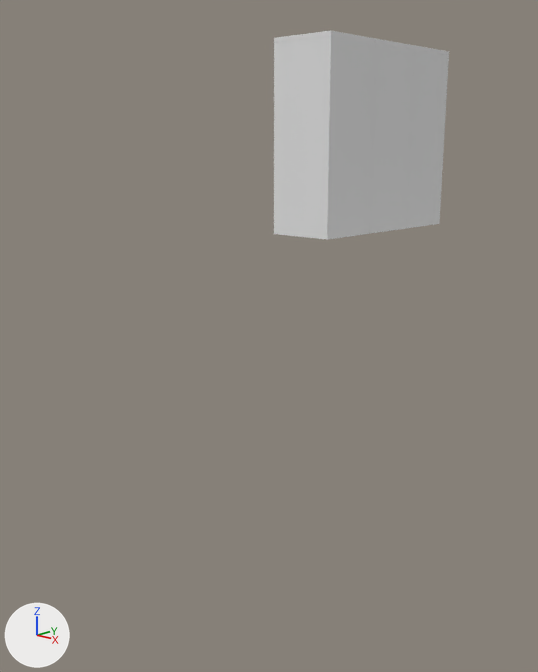
The Blender file assets/3D/blend/prullenbak.blend: old version first, new version second.
Rendered twice from a 50 mm camera at (4.17, -3.78, 3.54) aimed at (-0.1, 0.81, 1.95). The axes (+X, +Y, +Z) are drawn at lower left. The lights are the same throughout.

The older version as bpy lines, for what is in view:
```python
ob_cube = bpy.data.objects.new('Cube', me_cube)
ob_cube.location = (0.0, 1.39, 3.58)
ob_cube.scale = (0.3, 0.3, 0.793)
ob_cube_001 = bpy.data.objects.new('Cube.001', me_cube_005)
ob_cube_001.location = (0.0, 1.99, 3.58)
ob_cube_001.scale = (0.3, 0.3, 0.793)
ob_cube_002 = bpy.data.objects.new('Cube.002', me_cube_006)
ob_cube_002.location = (0.0, 2.59, 3.58)
ob_cube_002.scale = (0.3, 0.3, 0.793)
ob_cube_003 = bpy.data.objects.new('Cube.003', me_cube_002)
ob_cube_003.location = (0.0, 1.99, 4.39)
ob_cube_003.scale = (0.3, 0.3, 0.018)
ob_cube_004 = bpy.data.objects.new('Cube.004', me_cube_003)
ob_cube_004.location = (0.0, 2.59, 4.39)
ob_cube_004.scale = (0.3, 0.3, 0.018)
ob_cube_006 = bpy.data.objects.new('Cube.006', me_cube_001)
ob_cube_006.location = (0.0, 1.39, 4.39)
ob_cube_006.scale = (0.3, 0.3, 0.018)
```
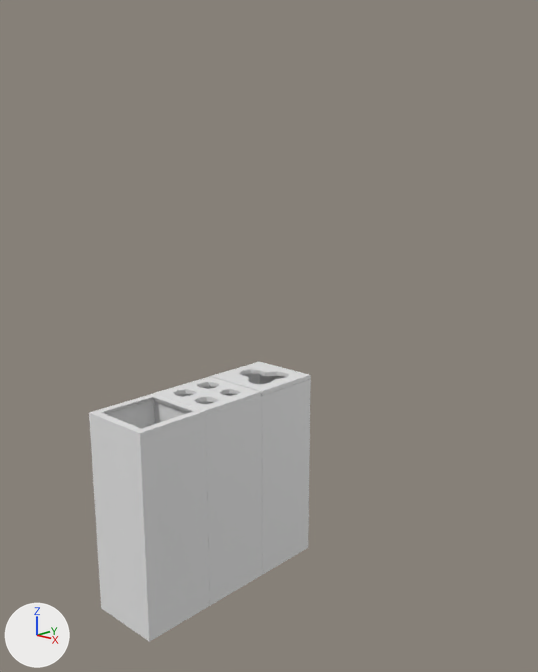
Location of each change, [x1, y1, x2, y2] in pixels of the pictures (538 x 672 px):
'Cube', moved: before [274, 35, 376, 240]; after [177, 386, 262, 606]
'Cube.007', added: after [89, 400, 210, 642]
'Cube.001', moved, rescaled: before [369, 43, 415, 234]; after [210, 362, 311, 395]
'Cube.005', added: after [243, 373, 311, 575]
'Cube.002', deleted: before [406, 50, 449, 228]
'Cube.003', moved: before [375, 38, 415, 50]; after [154, 376, 261, 415]
'Cube.006', moved: before [274, 30, 375, 43]; after [89, 393, 206, 438]
'Cube.004', deleted: before [415, 45, 449, 55]

Diff of the bpy script that builds the scene:
```diff
--- a/assets/3D/blend/prullenbak.blend.py
+++ b/assets/3D/blend/prullenbak.blend.py
@@ me_cube_008 @@
+me_cube_008.from_pydata([(-1.0, -1.0, -1.0), (-0.93, -0.93, 1.0), (-1.0, 1.0, -1.0), (-0.93, 0.93, 1.0), (1.0, -1.0, -1.0), (0.93, -0.93, 1.0), (1.0, 1.0, -1.0), (0.93, 0.93, 1.0), (-1.0, -1.0, 1.0), (-1.0, 1.0, 1.0), (1.0, 1.0, 1.0), (1.0, -1.0, 1.0), (-0.93, -0.93, -0.79), (-0.93, 0.93, -0.79), (0.93, 0.93, -0.79), (0.93, -0.93, -0.79)], [], [(0, 8, 9, 2), (2, 9, 10, 6), (6, 10, 11, 4), (4, 11, 8, 0), (2, 6, 4, 0), (5, 7, 14, 15), (1, 3, 9, 8), (3, 7, 10, 9), (7, 5, 11, 10), (5, 1, 8, 11), (14, 13, 12, 15), (3, 1, 12, 13), (1, 5, 15, 12), (7, 3, 13, 14)])
@@ ob_cube @@
 ob_cube = bpy.data.objects.new('Cube', me_cube)
-ob_cube.location = (0.0, 1.39, 3.58)
+ob_cube.location = (0.0, 0.0, 0.83)
 ob_cube.scale = (0.3, 0.3, 0.793)
@@ ob_cube_001 @@
 ob_cube_001 = bpy.data.objects.new('Cube.001', me_cube_005)
-ob_cube_001.location = (0.0, 1.99, 3.58)
-ob_cube_001.scale = (0.3, 0.3, 0.793)
+ob_cube_001.location = (0.0, 0.6, 1.64)
+ob_cube_001.scale = (0.3, 0.3, 0.018)
@@ ob_cube_002 @@
-ob_cube_002 = bpy.data.objects.new('Cube.002', me_cube_006)
-ob_cube_002.location = (0.0, 2.59, 3.58)
-ob_cube_002.scale = (0.3, 0.3, 0.793)
@@ ob_cube_006 @@
 ob_cube_006 = bpy.data.objects.new('Cube.006', me_cube_001)
-ob_cube_006.location = (0.0, 1.39, 4.39)
+ob_cube_006.location = (0.0, -0.6, 1.64)
 ob_cube_006.scale = (0.3, 0.3, 0.018)
@@ ob_cube_003 @@
 ob_cube_003 = bpy.data.objects.new('Cube.003', me_cube_002)
-ob_cube_003.location = (0.0, 1.99, 4.39)
+ob_cube_003.location = (0.0, 0.0, 1.64)
 ob_cube_003.scale = (0.3, 0.3, 0.018)
@@ ob_cube_004 @@
-ob_cube_004 = bpy.data.objects.new('Cube.004', me_cube_003)
-ob_cube_004.location = (0.0, 2.59, 4.39)
-ob_cube_004.scale = (0.3, 0.3, 0.018)
@@ ob_cube_007 @@
+ob_cube_007 = bpy.data.objects.new('Cube.007', me_cube_008)
+ob_cube_007.location = (0.0, -0.6, 0.83)
+ob_cube_007.scale = (0.3, 0.3, 0.795)
@@ ob_cube_005 @@
+ob_cube_005 = bpy.data.objects.new('Cube.005', me_cube_008.copy())
+ob_cube_005.location = (0.0, 0.6, 0.83)
+ob_cube_005.scale = (0.3, 0.3, 0.795)
```
